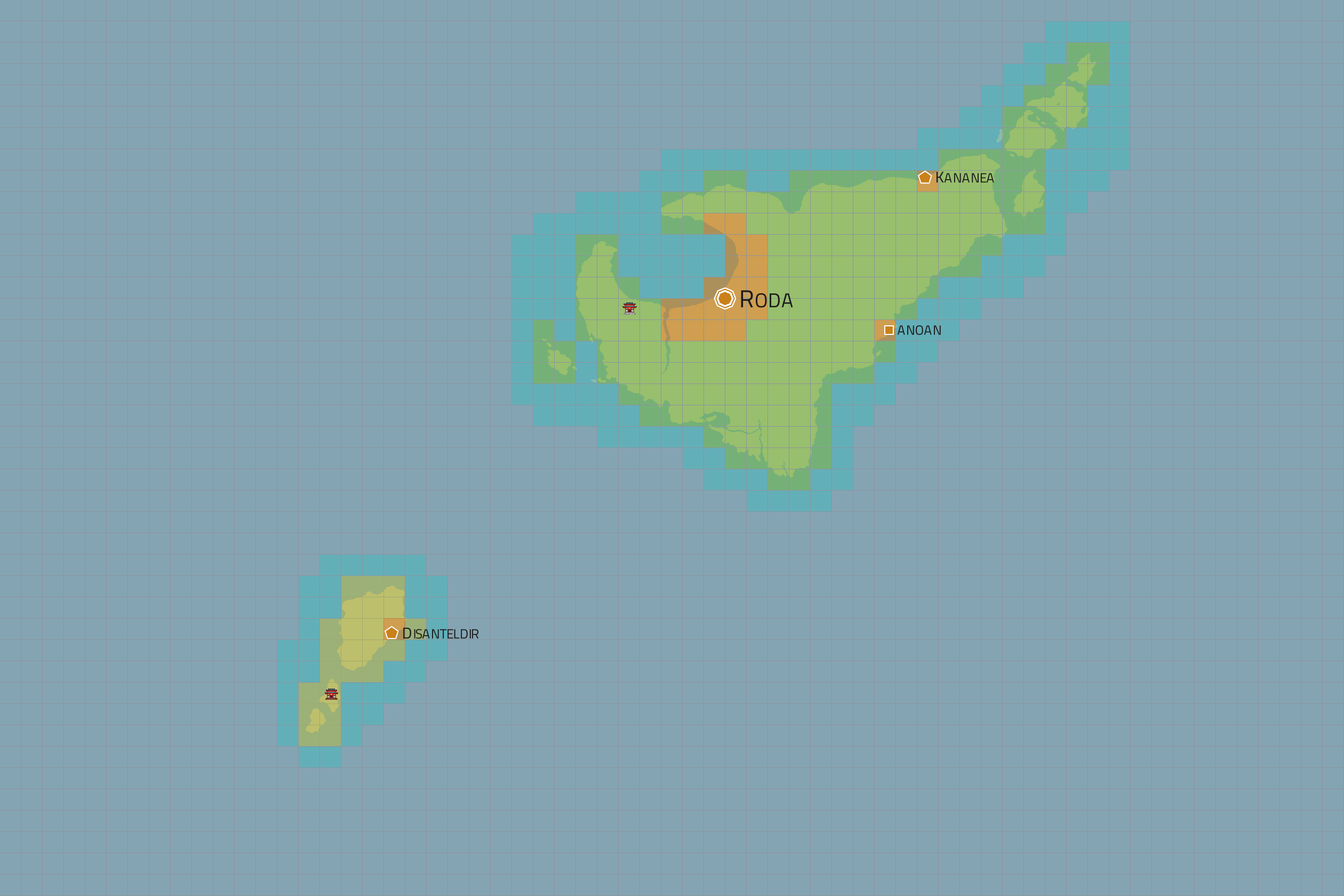
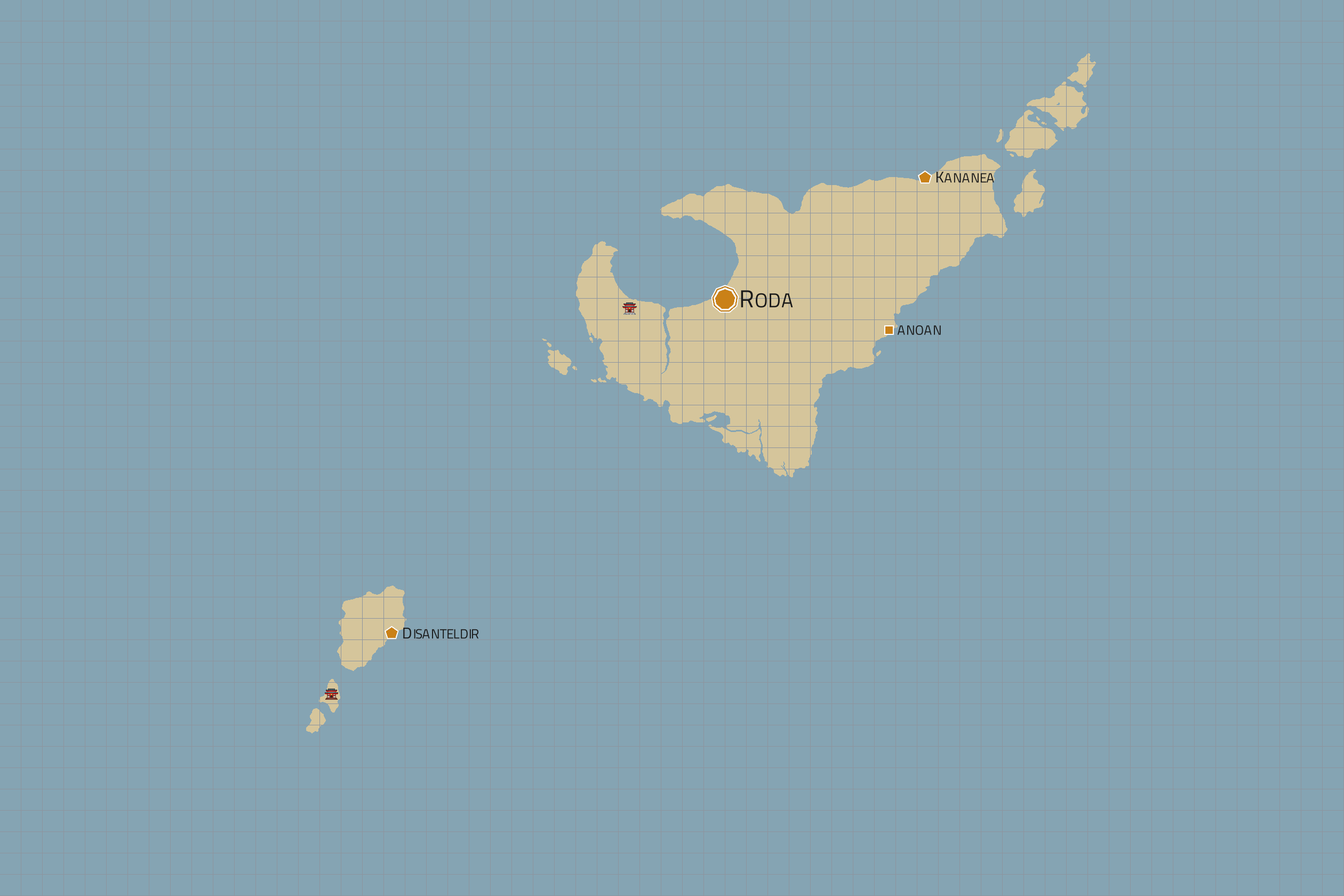
Layers edited between the first and the second 1344 × 896 image:
painted on "PoIs" over [305, 277, 681, 755]
painted on "Settlements" over [358, 129, 1008, 675]
hid "Regions", painted on it over [277, 21, 1130, 768]
painted on "Grid" over [277, 21, 1130, 768]
painted on "Landmass" over [277, 34, 1127, 751]
painted on "Water" over [277, 21, 1130, 768]
